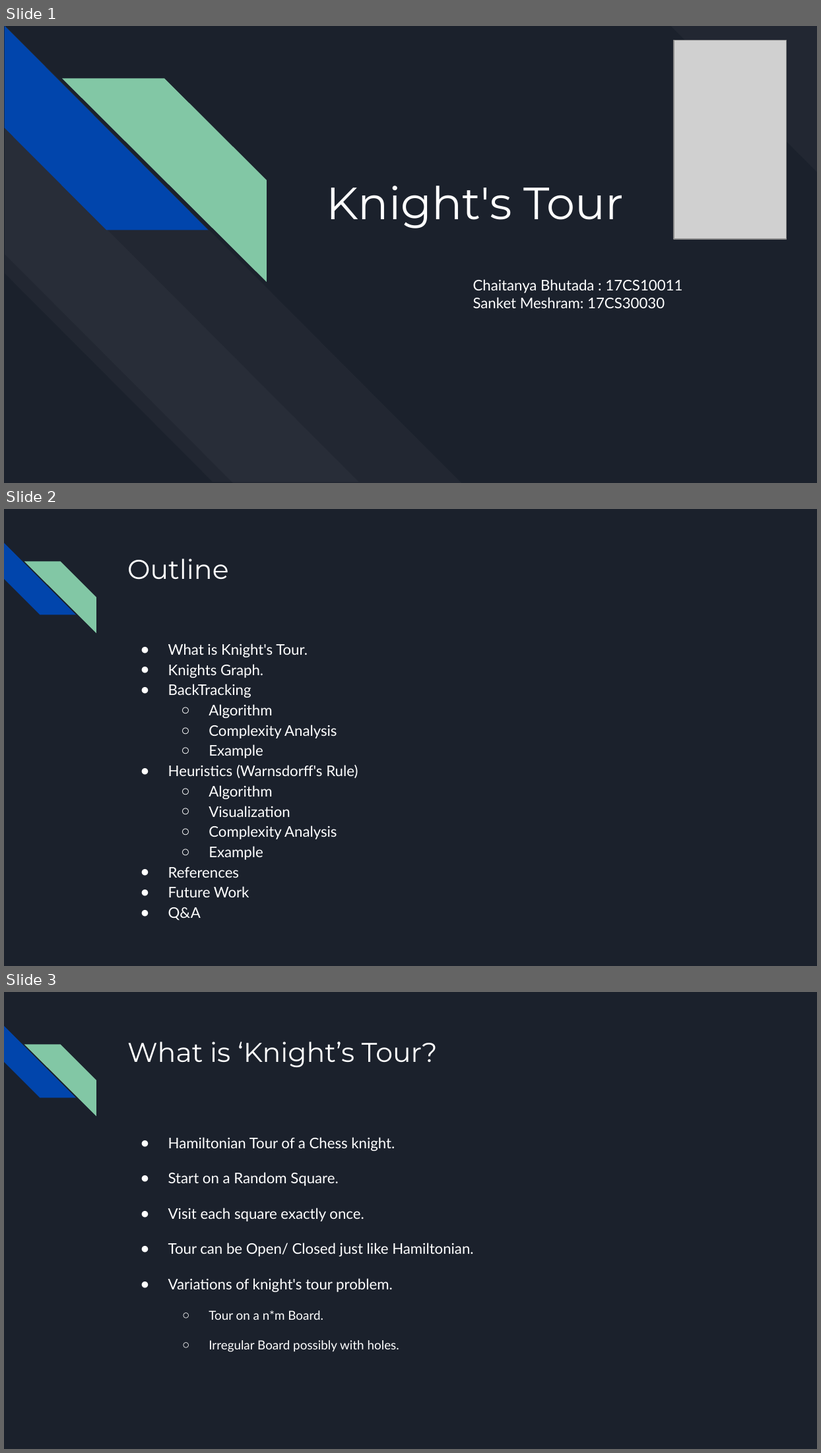
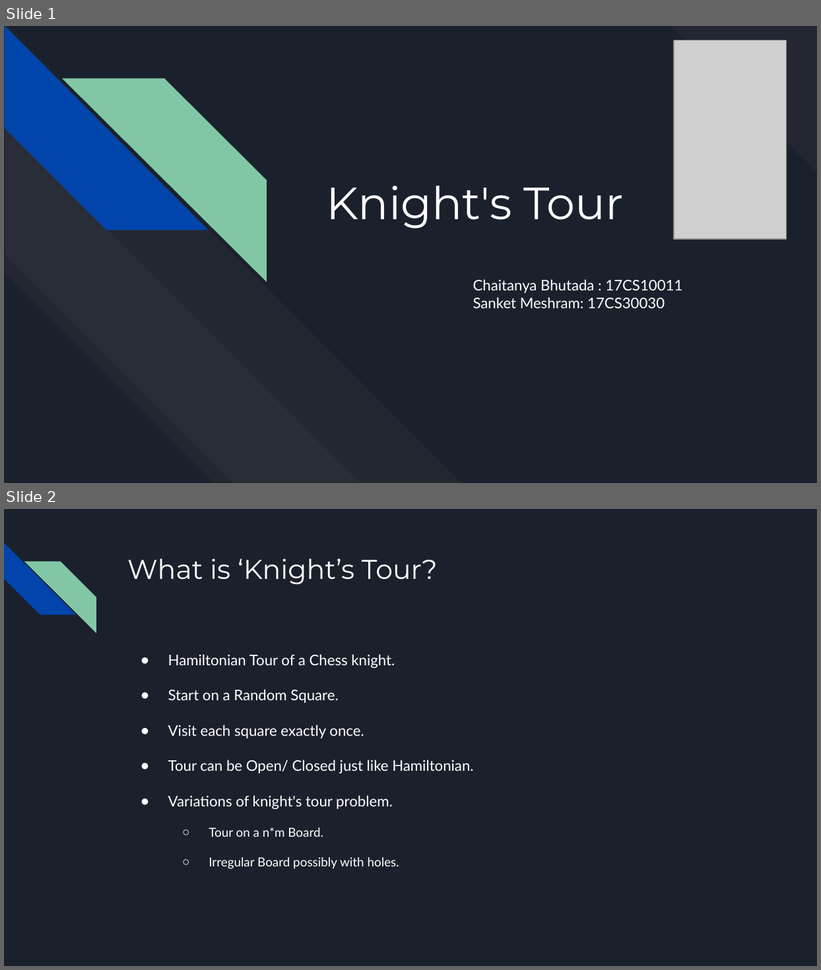
Before and after one commit to chaitanya0906/knight_tour, a slide deck: Knight's Tour.pptx. Shown one above the other, each under a label of ours: slides 1, 2 and 3 before the commit, slides 1 and 2 after it. The pictures are 821x1453 and 821x970 pixels, drawn with LibreOffice and Linux fonts; fonts in the diff are those of the drawing; grey boxes stand for pictures. Boxes give left, top, right and bottom in pixels: in the first picture for what was removed or moved away, otherwise in the second. Text is boxed around its words. In the diff, an @@ line names an element or a change of style, - is before the commit and + after.

```diff
--- a/Knight's Tour.pptx
+++ b/Knight's Tour.pptx
@@ slide 2 removed at (4, 509, 817, 966), background #1B212C; not listed: 2 template elements that a slide beside it also shows @@
@@ title removed at (127, 559, 228, 580) @@
-Outline
@@ text removed at (168, 644, 358, 921) @@
-● What is Knight's Tour.
-● Knights Graph.
-● BackTracking
-  ○ Algorithm
-  ○ Complexity Analysis
-  ○ Example
-● Heuristics (Warnsdorff's Rule)
-  ○ Algorithm
-  ○ Visualization
-  ○ Complexity Analysis
-  ○ Example
-● References
-● Future Work
-● Q&A
@@ what was slide 3 is now slide 2 @@
```
Also in this commit, not shown: 2 slides changed, 18 slides added, 1 other slide removed, 2 other files.
